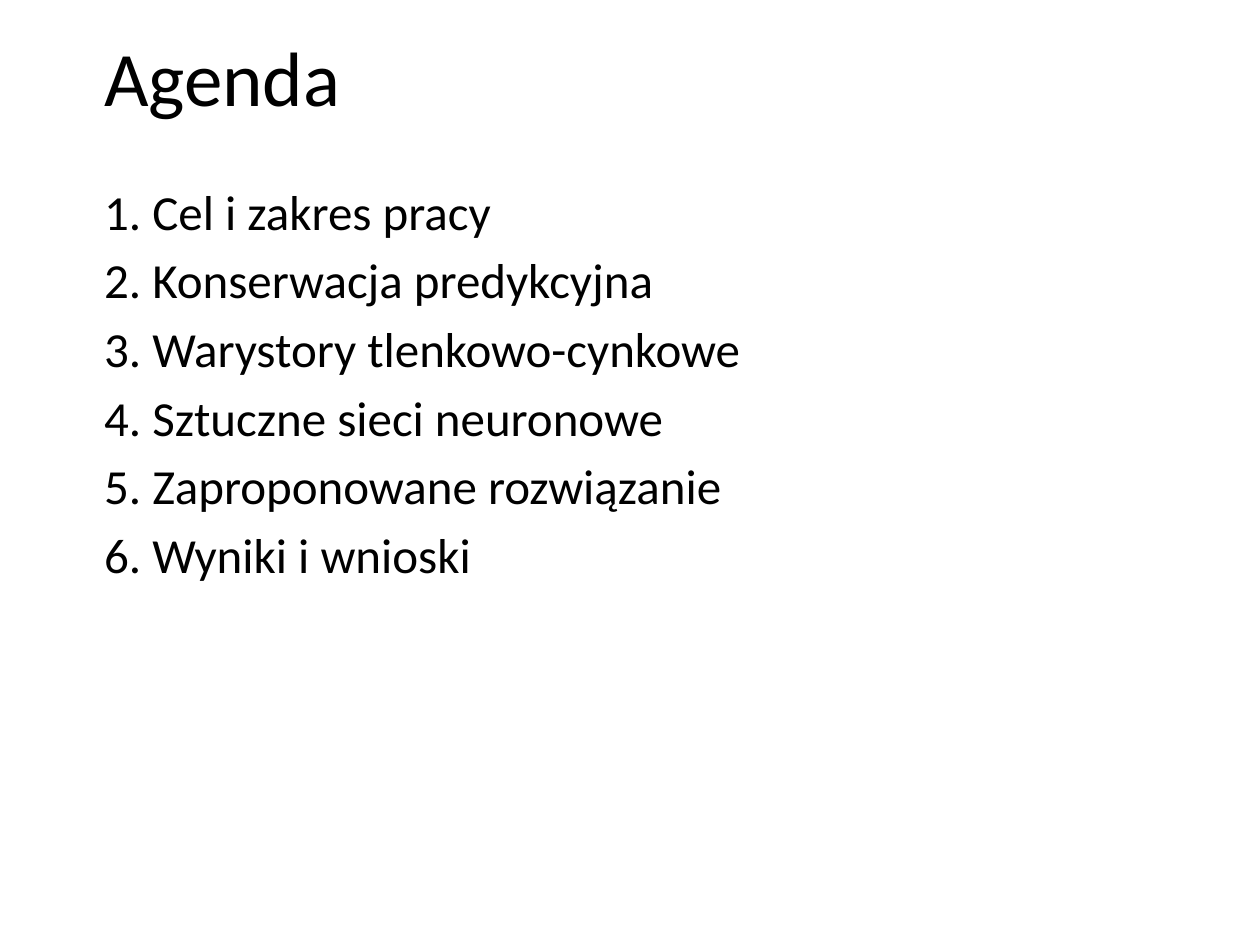
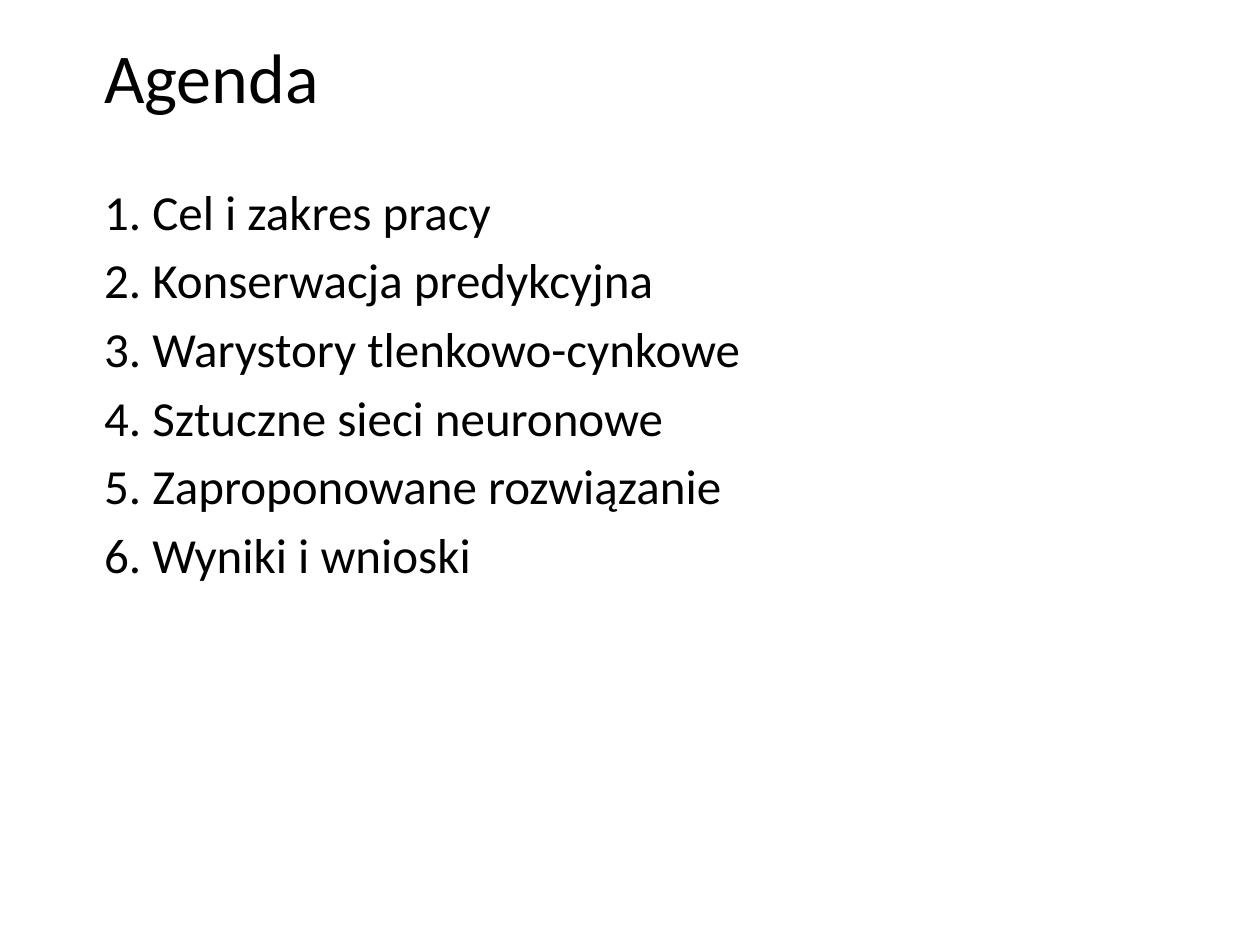
Before and after one commit to r-zareba/praca_inzynierska, a slide deck: slide 2 of prezentacja.pptx. Drawn at 1260x945 pixels with LibreOffice and Linux fonts; fonts in the diff are those of the drawing; background and template pictures are left out. Boxes give left, top, right and bottom in pixels: in the first picture for what was removed or moved away, otherwise in the second. Text is boxed around its words. In the diff, an @@ line names an element or a change of style, - is before the commit and + after.

```diff
--- a/prezentacja.pptx
+++ b/prezentacja.pptx
@@ text "Agenda" at (104, 54, 319, 115): size 44 to 40 pt @@
```
Also in this commit, not shown: 2 other slides changed, 6 slides added, 7 slides removed, 7 other files.
